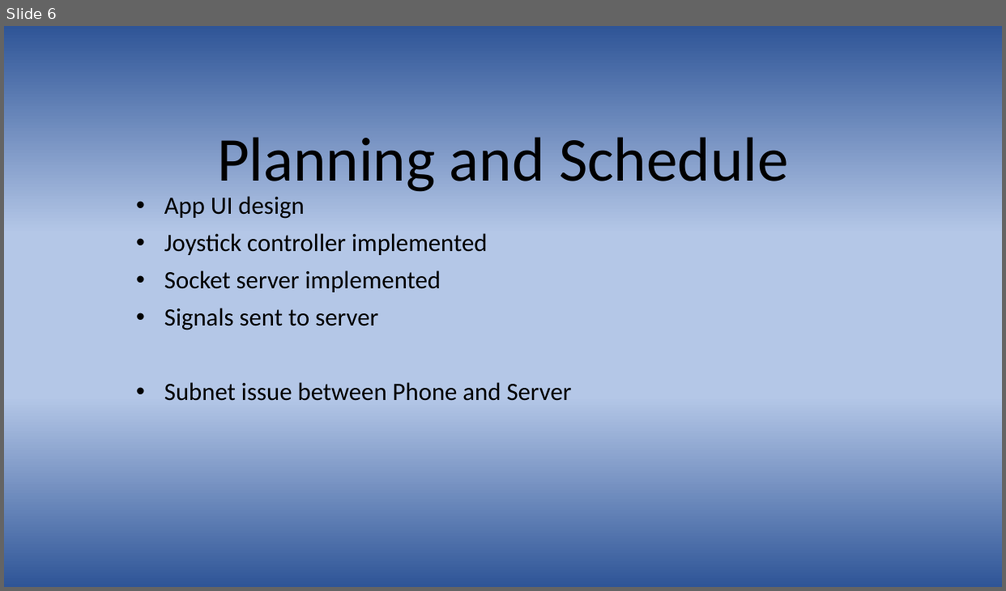
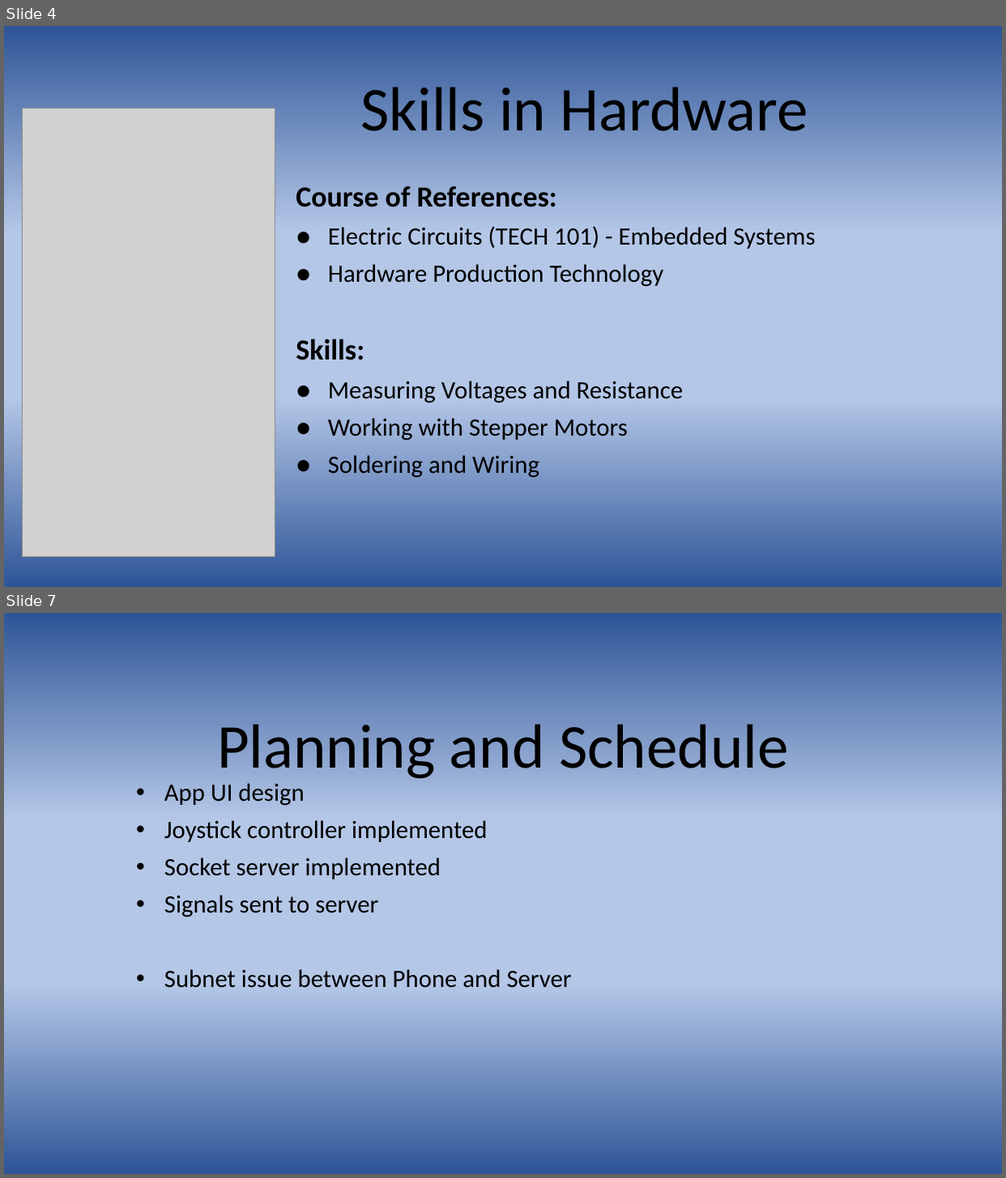
Before and after one commit to d-mariano/DeltaFountains, a slide deck: PresentDemo/Delta Fountains.pptx. Shown one above the other, each under a label of ours: slide 6 before the commit, slides 4 and 7 after it; the slides between them are not shown. The pictures are 1006x591 and 1006x1178 pixels, drawn with LibreOffice and Linux fonts; fonts in the diff are those of the drawing; grey boxes stand for pictures. Boxes give left, top, right and bottom in pixels: in the first picture for what was removed or moved away, otherwise in the second. Text is boxed around its words. In the diff, an @@ line names an element or a change of style, - is before the commit and + after.

```diff
--- a/PresentDemo/Delta Fountains.pptx
+++ b/PresentDemo/Delta Fountains.pptx
@@ slide 4 added at box(4, 26, 1002, 587), background gradient #2F5597 to #B4C7E7 @@
@@ title added at box(360, 87, 808, 131), 60 pt, text #000000 @@
+Skills in Hardware
@@ picture added at box(22, 109, 275, 557) @@
@@ subtitle added at box(296, 186, 815, 478), 24 pt, text #000000 @@
+Course of References:
+● Electric Circuits (TECH 101) - Embedded Systems
+● Hardware Production Technology
+Skills:
+● Measuring Voltages and Resistance
+● Working with Stepper Motors
+● Soldering and Wiring
@@ what was slide 6 is now slide 7 @@
```
Also in this commit, not shown: 1 slide changed, 5 other slides added, 5 slides removed.
